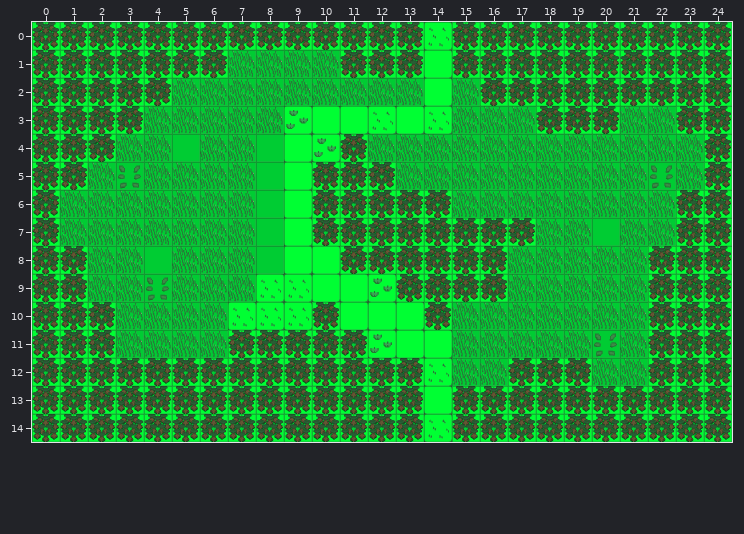
One commit to this Tiled map: public/data/first_demo/first_demo1_1.tmx. This is how it looked before the edit.
Cells are 70x70 px. Shown: x 0..24, y 0..14.
After the commit:
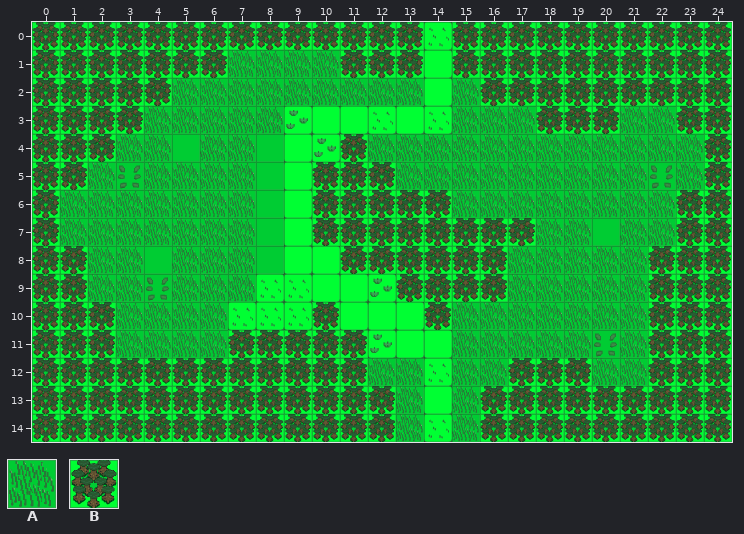
Key: from "tiles": A 11 "SPRITE_FOREST", B 15 "SPRITE_DEFAULT".
_ is an empty cell.
Tiles replaced or removed in this view: B.
What changed:
Changed rows in their new state; . is an unchanged cell.
Layer "tiles":
first column x 12:
12 AA..
13 .A.A
14 .A.A
Where, in picture pixels (left, top, right, bottom), the same in both pictures:
changed: (368, 358, 424, 442)
changed: (452, 386, 480, 442)
